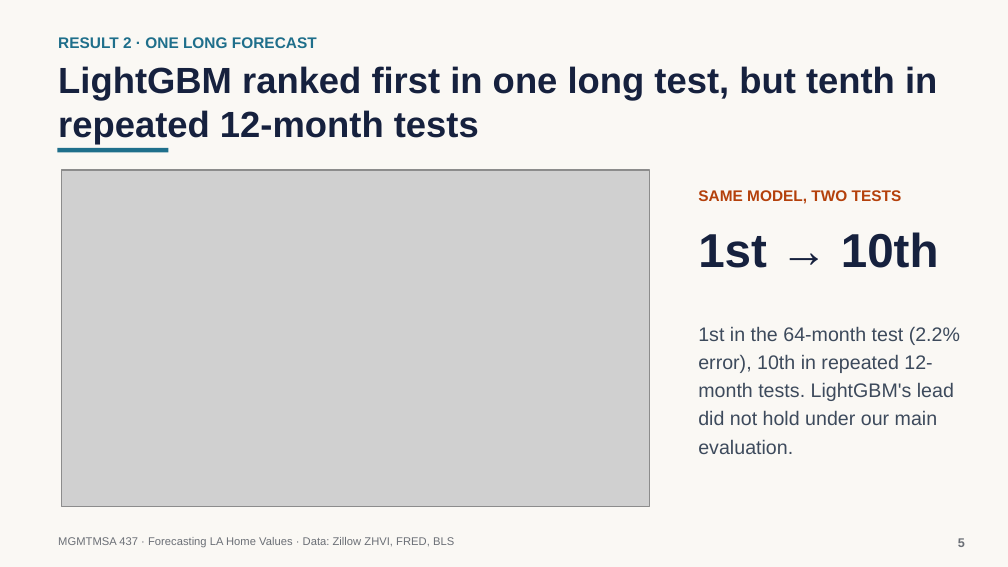
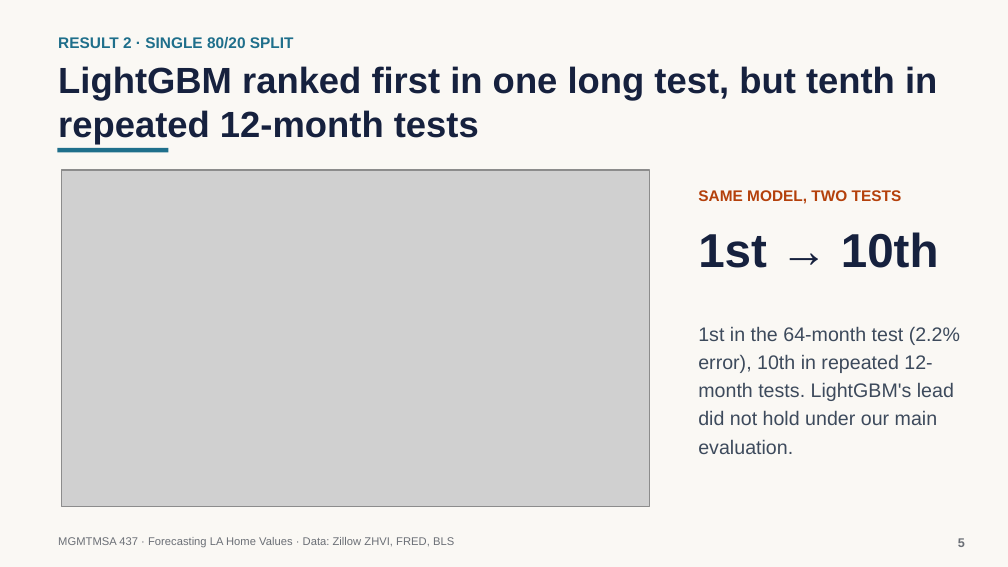
Before and after one commit to neiltd/la-housing-forecast, a slide deck: slide 5 of slides/LA_home_values_slides.pptx. Drawn at 1008x567 pixels with LibreOffice and Linux fonts; fonts in the diff are those of the drawing; grey boxes stand for pictures. Boxes give left, top, right and bottom in pixels: in the first picture for what was removed or moved away, otherwise in the second. Text is boxed around its words. In the diff, an @@ line names an element or a change of style, - is before the commit and + after.

```diff
--- a/slides/LA_home_values_slides.pptx
+++ b/slides/LA_home_values_slides.pptx
@@ text at [58,37,294,49]: text changed @@
-RESULT 2 · ONE LONG FORECAST
+RESULT 2 · SINGLE 80/20 SPLIT
```
Also in this commit, not shown: 2 other slides changed, 1 other file.
